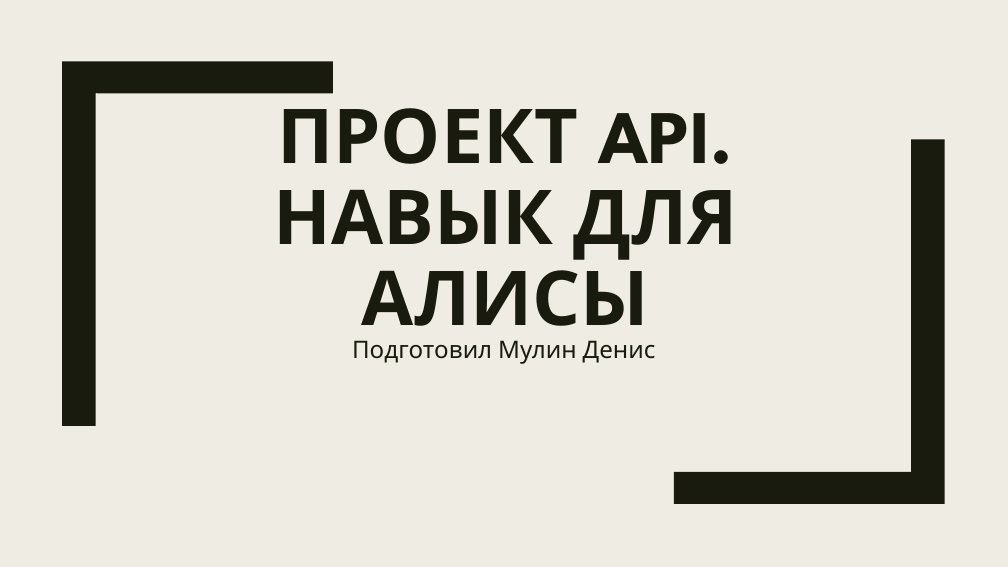
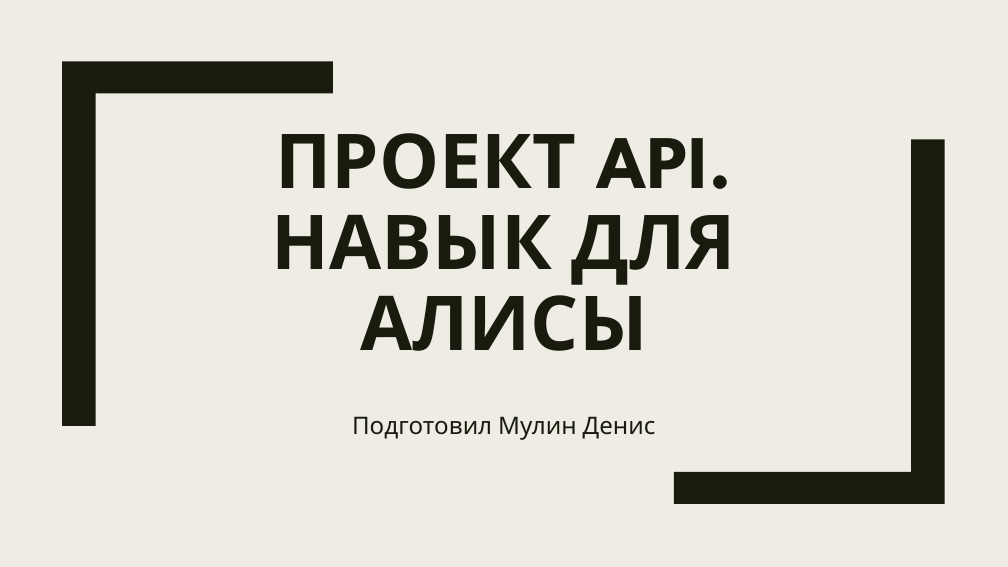
Before and after one commit to nsuglob/alice-generate-poems, a slide deck: slide 1 of doc_ru.pptx. Drawn at 1008x567 pixels with LibreOffice and Linux fonts; fonts in the diff are those of the drawing. Boxes give left, top, right and bottom in pixels: in the first picture for what was removed or moved away, otherwise in the second. Text is boxed around its words. In the diff, an @@ line names an element or a change of style, - is before the commit and + after.

```diff
--- a/doc_ru.pptx
+++ b/doc_ru.pptx
@@ text "ПРОЕКТ API. НАВЫК ДЛЯ АЛИСЫ" rewrapped from (273, 93, 737, 345) to (272, 133, 736, 351) @@
@@ text "Подготовил Мулин Денис": place and size @@
-text "Подготовил Мулин Денис" at (352, 340, 656, 364)
+text "Подготовил Мулин Денис" at (352, 416, 656, 440)
```
Also in this commit, not shown: 2 other slides changed, 11 slides added.
